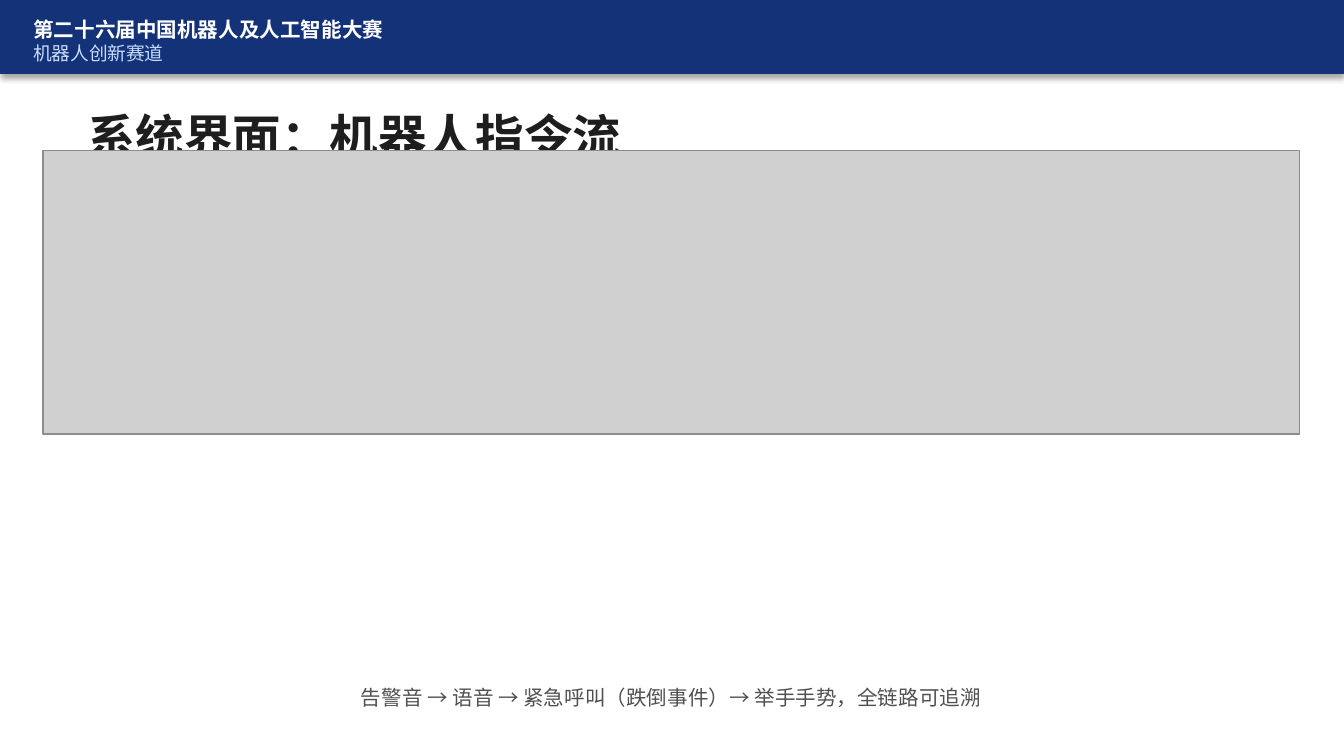
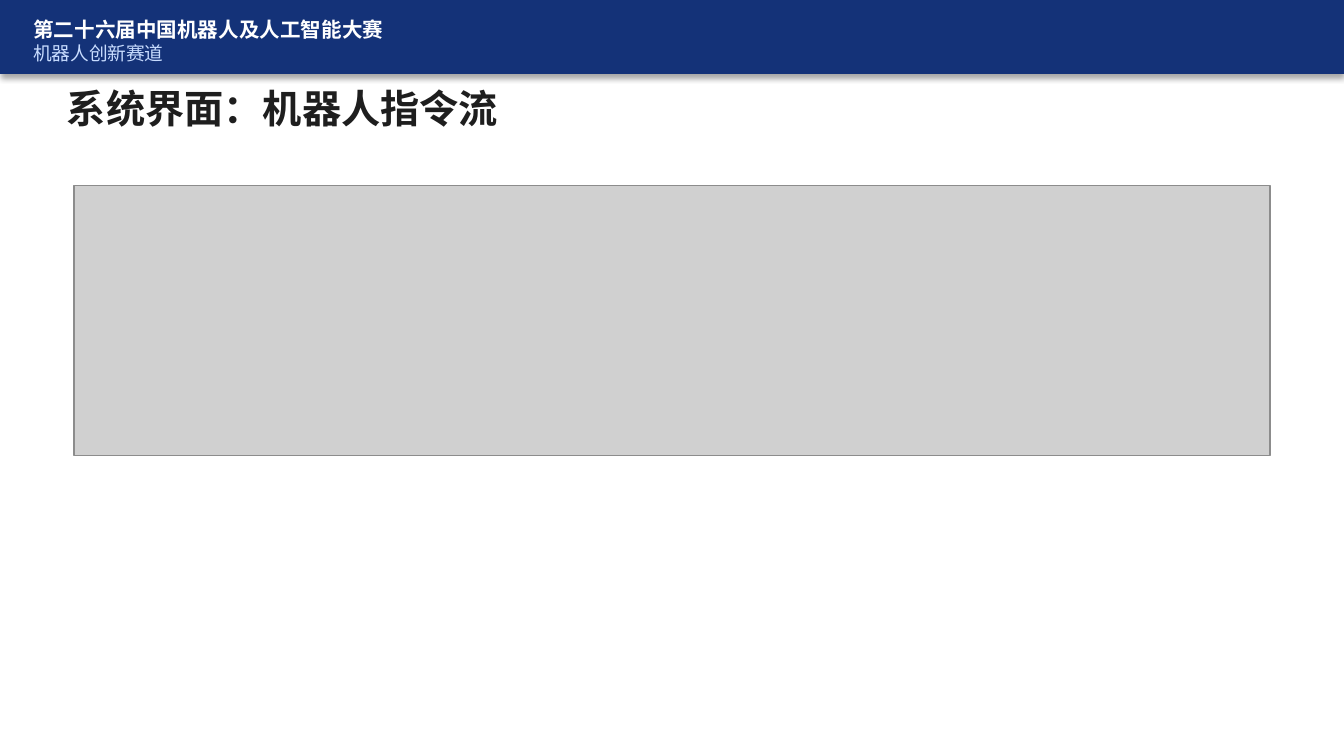
Before and after one commit to FBB123571/ElderCare-Humanoid-Platform, a slide deck: slide 19 of docs/答辩_CareCompanion.pptx. Drawn at 1344x756 pixels with LibreOffice and Linux fonts; fonts in the diff are those of the drawing; grey boxes stand for pictures. Boxes give left, top, right and bottom in pixels: in the first picture for what was removed or moved away, otherwise in the second. Text is boxed around its words. In the diff, an @@ line names an element or a change of style, - is before the commit and + after.

Commit message:
fix(docs): correct screenshot layout in defense PPT
Place titles above images with bounded scaling and centered placement
so screenshots no longer overlap slide headings in WPS/PowerPoint.

```diff
--- a/docs/答辩_CareCompanion.pptx
+++ b/docs/答辩_CareCompanion.pptx
@@ text "系统界面：机器人指令流": place and size @@
-text "系统界面：机器人指令流" at (87, 107, 621, 151)
+text "系统界面：机器人指令流" at (67, 89, 498, 127)
@@ text "系统界面：机器人指令流" at (67, 89, 498, 127): size 26 to 21 pt @@
@@ picture: place and size @@
-picture at (43, 151, 1300, 434)
+picture at (74, 185, 1270, 456)
@@ text removed at (361, 687, 980, 707) @@
-告警音 → 语音 → 紧急呼叫（跌倒事件）→ 举手手势，全链路可追溯
```
Also in this commit, not shown: 5 other slides changed, 1 other file.
